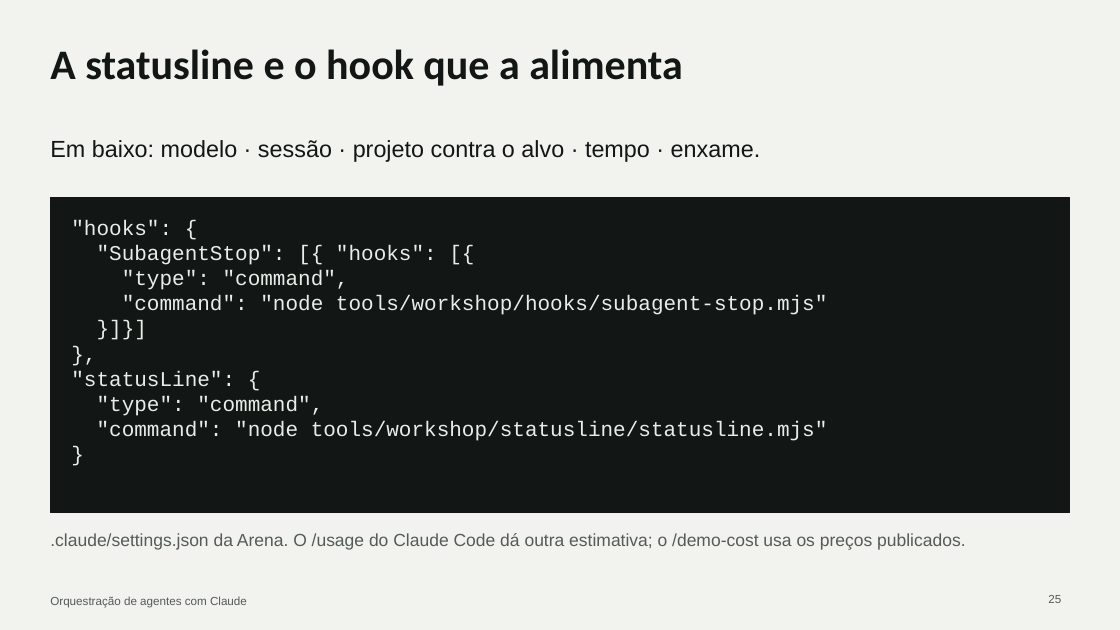
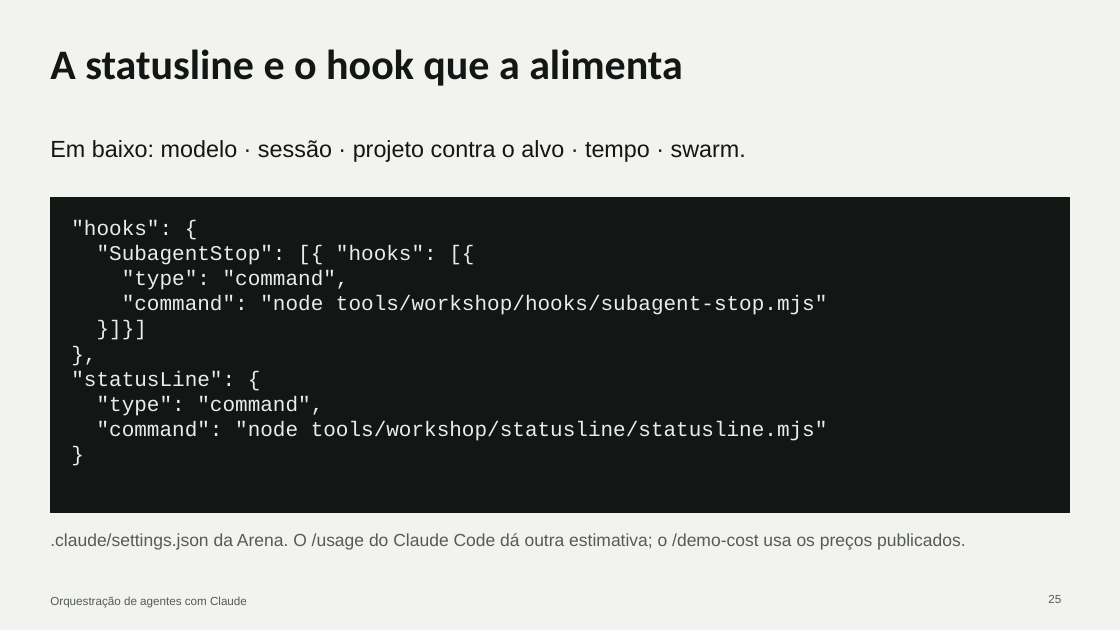
Before and after one commit to cx-guilherme-pinto/workshop-claude, a slide deck: slide 25 of slides/workshop.pptx. Drawn at 1120x630 pixels with LibreOffice and Linux fonts; fonts in the diff are those of the drawing. Boxes give left, top, right and bottom in pixels: in the first picture for what was removed or moved away, otherwise in the second. Text is boxed around its words. In the diff, an @@ line names an element or a change of style, - is before the commit and + after.

```diff
--- a/slides/workshop.pptx
+++ b/slides/workshop.pptx
@@ text at (x1=50, y1=140, x2=746, y2=162): text changed @@
-Em baixo: modelo · sessão · projeto contra o alvo · tempo · enxame.
+Em baixo: modelo · sessão · projeto contra o alvo · tempo · swarm.
```
Also in this commit, not shown: 12 other slides changed, 34 other files.
